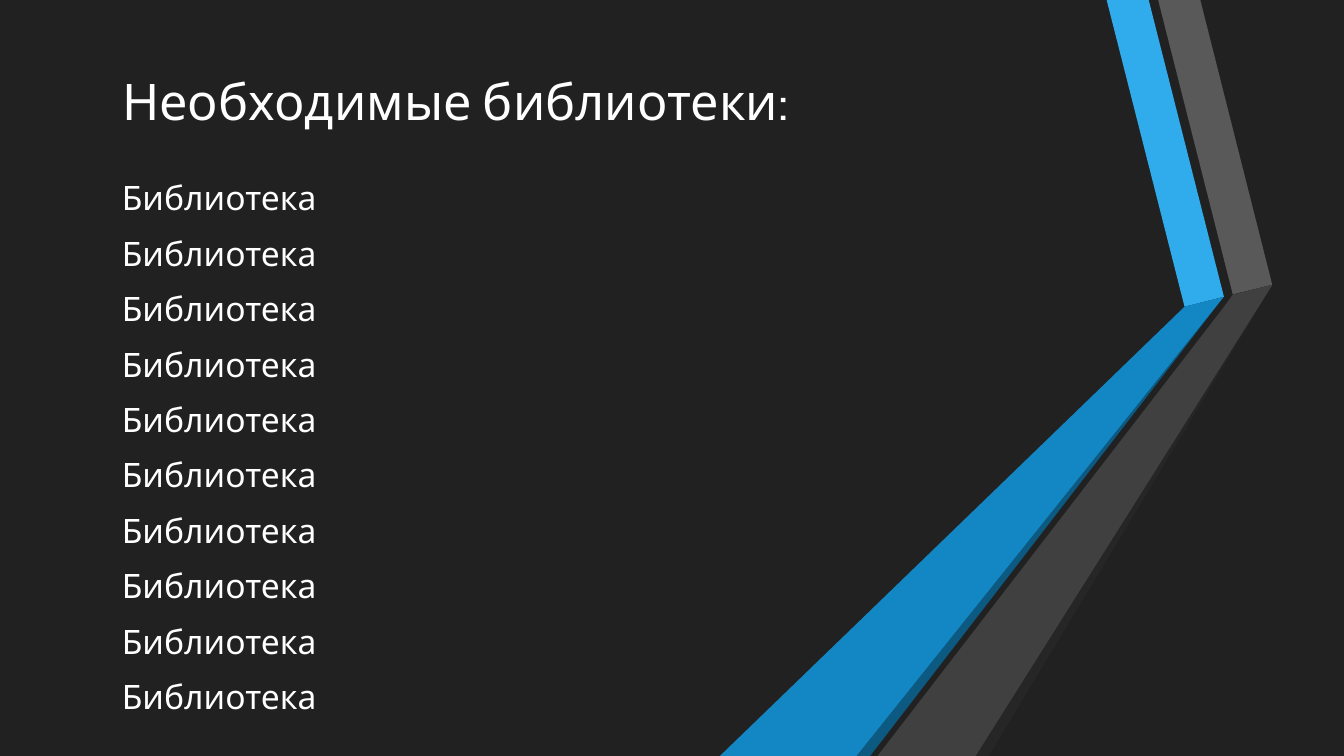
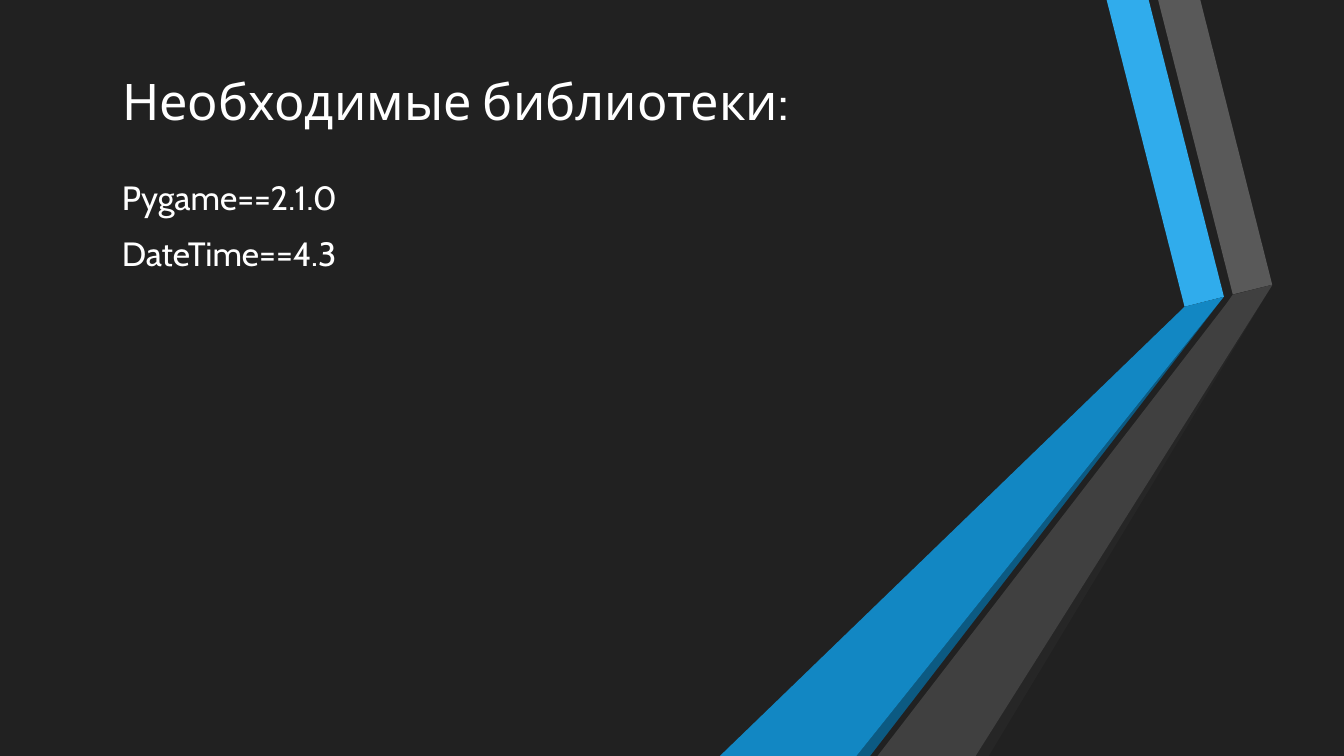
Before and after one commit to MaxM1567/my_game, a slide deck: slide 8 of game.pptx. Drawn at 1344x756 pixels with LibreOffice and Linux fonts; fonts in the diff are those of the drawing. Boxes give left, top, right and bottom in pixels: in the first picture for what was removed or moved away, otherwise in the second. Text is boxed around its words. In the diff, an @@ line names an element or a change of style, - is before the commit and + after.

```diff
--- a/game.pptx
+++ b/game.pptx
@@ text at (122, 186, 337, 267): text changed @@
-Библиотека
-Библиотека
-Библиотека
-Библиотека
-Библиотека
-Библиотека
-Библиотека
-Библиотека
-Библиотека
-Библиотека
+Pygame==2.1.0
+DateTime==4.3
```
Also in this commit, not shown: 6 other slides changed, 4 other files.
